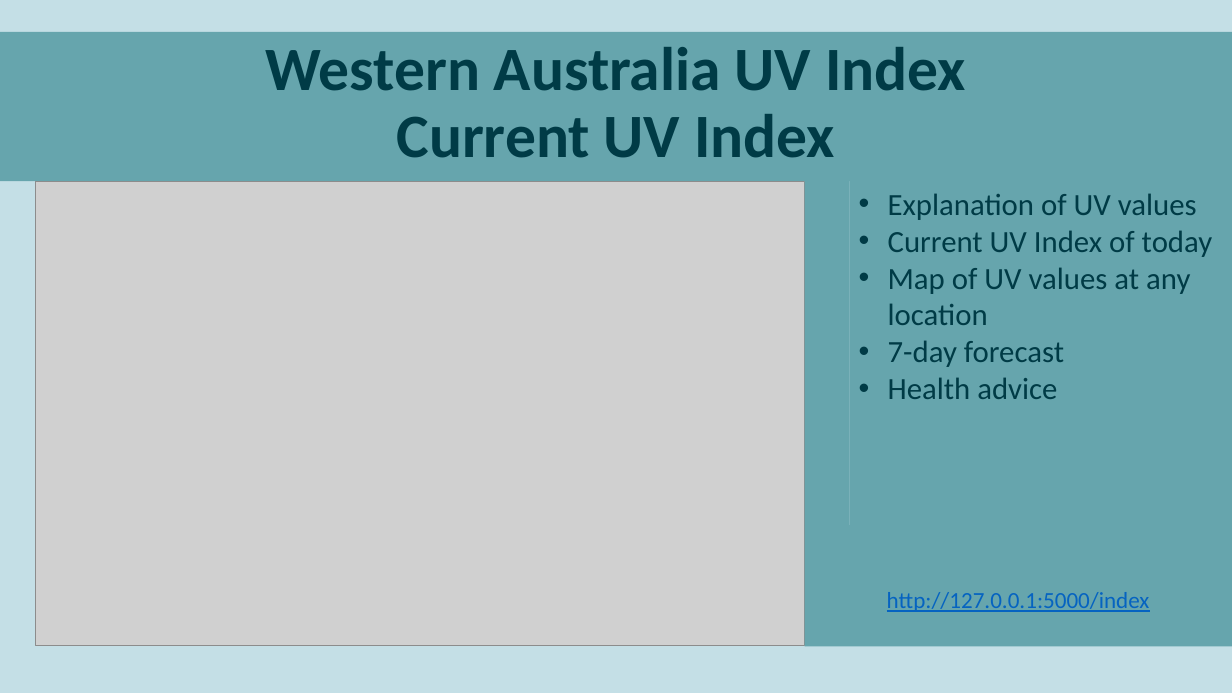
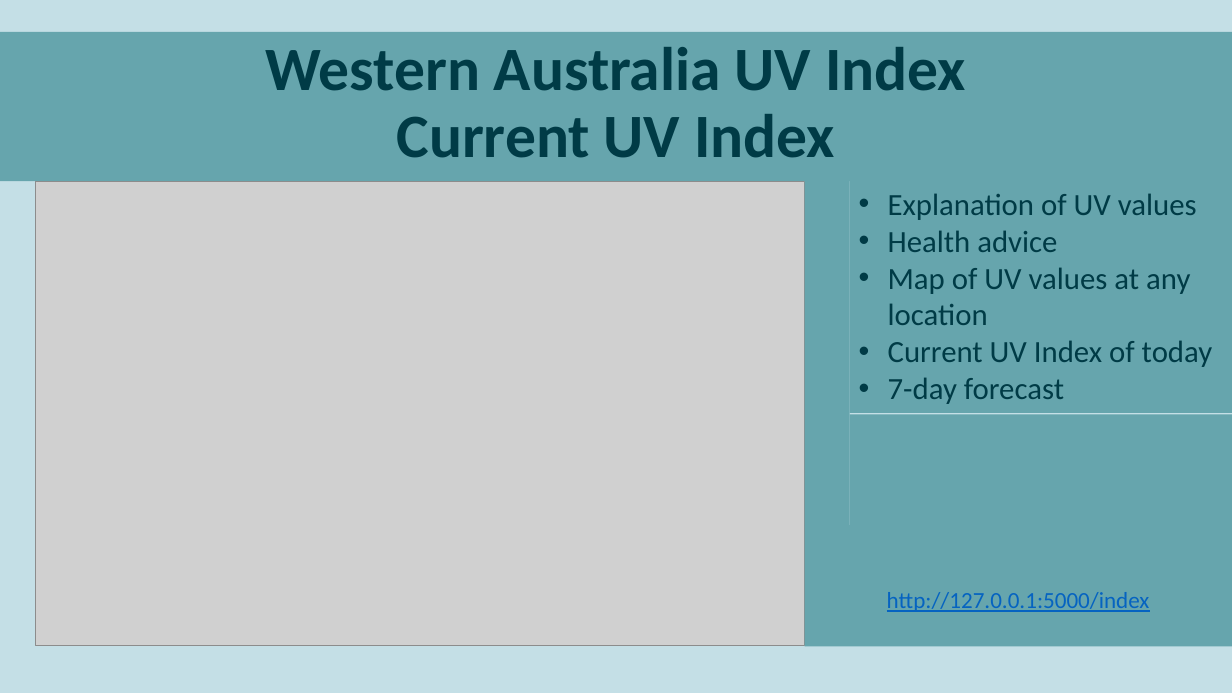
Before and after one commit to parastoorazavi/Data-Analytics-Project-2, a slide deck: slide 7 of Presentation.pptx. Drawn at 1232x693 pixels with LibreOffice and Linux fonts; fonts in the diff are those of the drawing; grey boxes stand for pictures. Boxes give left, top, right and bottom in pixels: in the first picture for what was removed or moved away, otherwise in the second. Text is boxed around its words. In the diff, an @@ line names an element or a change of style, - is before the commit and + after.

```diff
--- a/Presentation.pptx
+++ b/Presentation.pptx
@@ text at (888,230,1190,325): paragraphs added @@
+• Health advice
+• Map of UV values at any location
@@ text at (888,377,1057,399): paragraph removed @@
-• Health advice
```
Also in this commit, not shown: 2 other slides changed, 1 slide added, 2 other files.
